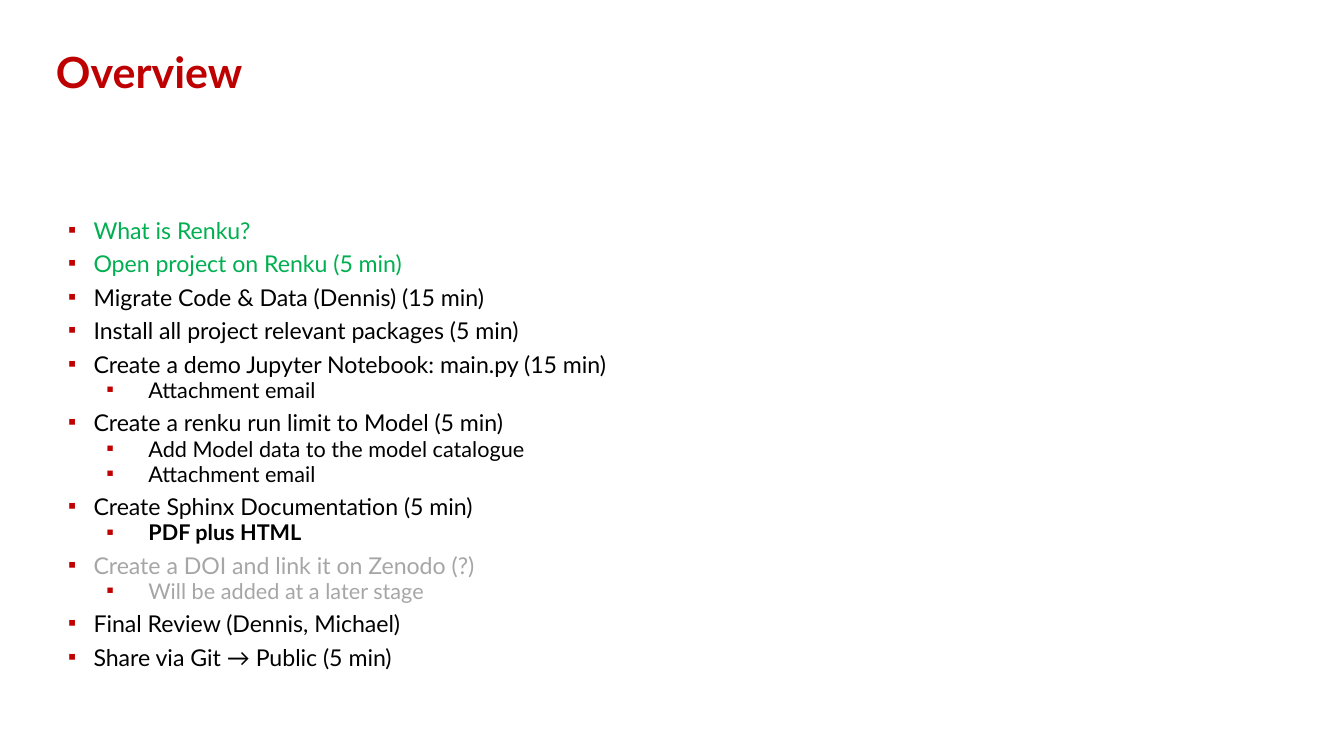
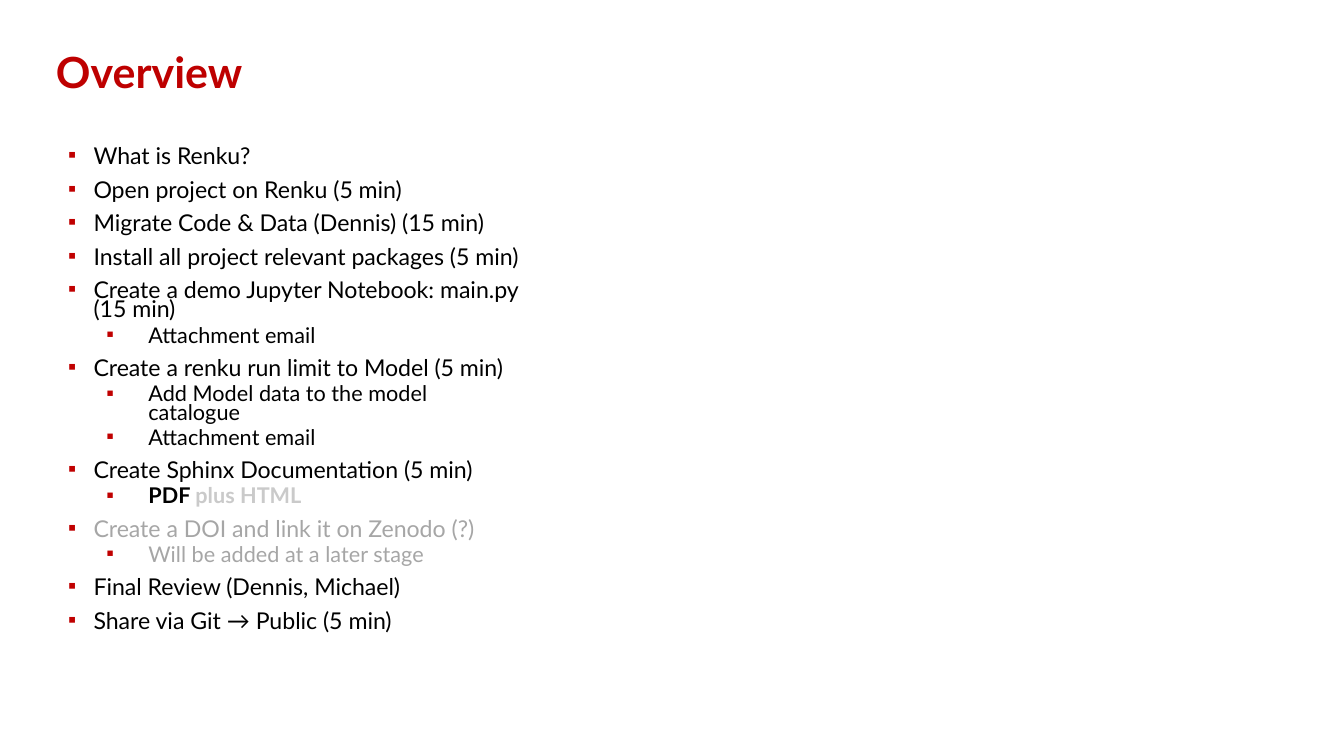
Before and after one commit to hues-platform/renku_templates, a slide deck: slide 2 of python/Draft_Renku_Checklist_V01.pptx. Drawn at 1344x756 pixels with LibreOffice and Linux fonts; fonts in the diff are those of the drawing; background and template pictures are left out. Boxes give left, top, right and bottom in pixels: in the first picture for what was removed or moved away, otherwise in the second. Text is boxed around its words. In the diff, an @@ line names an element or a change of style, - is before the commit and + after.

Commit message:
updated draft renku checklist

```diff
--- a/python/Draft_Renku_Checklist_V01.pptx
+++ b/python/Draft_Renku_Checklist_V01.pptx
@@ subtitle "What is Renku?" moved from (x1=94, y1=222, x2=606, y2=670) to (x1=94, y1=147, x2=519, y2=633) @@
@@ subtitle at (x1=94, y1=147, x2=402, y2=506): text colour #00B050 to #000000 in "What is Renku?", "Open project on Renku (5 min)"; text colour #000000 to #CACACA in "plus HTML" @@
```
Also in this commit, not shown: 11 other slides changed, 5 slides added.
